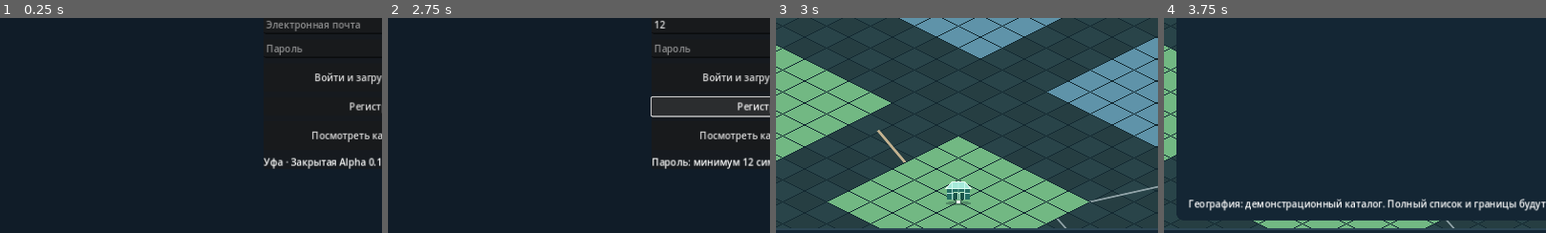
Above: before the commit, frames 1-4 (left to right).
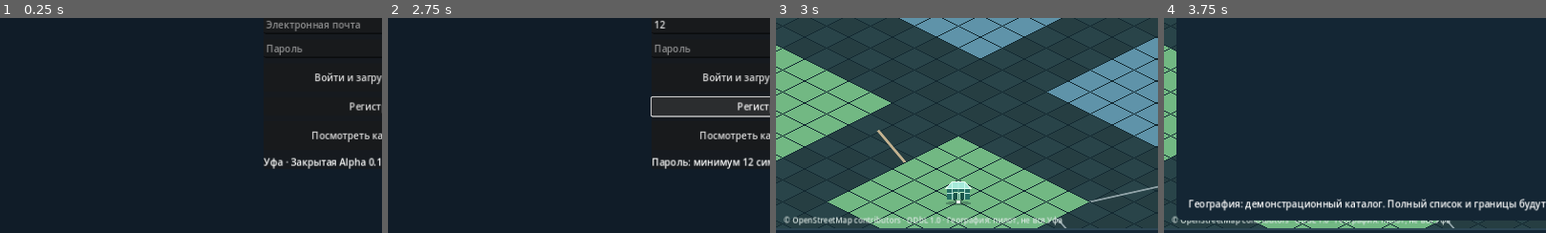
Above: after the commit, the same moments.

Repository: maillunex-lang/basheco
Game: Godot game, scene res://scenes/world.tscn
The game is run twice, just before and just after one commit, with the same random seed, the same clock (stepped at 60 frames per second) and the same inputs.
Inputs (mouse positions are % of the whole screen's width and height, from its top left):
- Up to frame 1 (0.25 s): no input
- Up to frame 2 (2.75 s): click (50, 36) at 0.52 s; type "12" at 0.6 s; click (50, 42) at 0.75 s; type "12" at 0.83 s; click (50, 48) at 0.98 s; type "12" at 1.07 s; click "Войти и загрузить квартал" at 1.25 s; click "Регистрация" at 2 s
- Up to frame 3 (3 s): click "Посмотреть карту без входа" at 2.75 s
- Up to frame 4 (3.75 s): click "Карта" at 3.5 s
The pictures show only the part of the screen within x 0-50%, y 40-90%; the shares and areas given below are measured in that part.

Frames 1-2 are identical in both runs. In frame 3, 1.4% of the frame differs, in the area x 2-75%, y 92-97%; in frame 4, 0.7%.

Commit message:
feat(ui): display persistent OSM attribution and pilot coverage warning

Diff:
--- a/client/scripts/game_hud.gd
+++ b/client/scripts/game_hud.gd
@@ -4,6 +4,7 @@
 var company_label: Label
 var district_label: Label
 var frame: PanelContainer
+var geo_credit: Label
 
 func _ready() -> void:
     world = get_parent()
@@ -41,6 +42,12 @@
     plus.custom_minimum_size = Vector2(44, 42)
     plus.pressed.connect(func(): world.zoom_at(get_viewport().get_visible_rect().size * 0.5, 1.2))
     row.add_child(plus)
+    geo_credit = Label.new()
+    geo_credit.text = "© OpenStreetMap contributors · ODbL 1.0 · География: пилот, не вся Уфа"
+    geo_credit.add_theme_color_override("font_color", Color("#dbe6e2"))
+    geo_credit.add_theme_font_size_override("font_size", 13)
+    geo_credit.mouse_filter = Control.MOUSE_FILTER_IGNORE
+    add_child(geo_credit)
     get_parent().get_node("Company").companies_updated.connect(_companies_updated)
     get_viewport().size_changed.connect(_layout)
     _layout()
@@ -62,9 +69,17 @@
     frame.position = Vector2(10, 8)
     frame.custom_minimum_size = Vector2(maxf(400.0, size.x - 20.0), 52)
     district_label.visible = size.x > 780
+    if geo_credit != null:
+        geo_credit.position = Vector2(16, maxf(55.0, size.y - 100.0))
 
 func _companies_updated(companies: Array) -> void:
     if companies.is_empty():
         company_label.text = "Создайте компанию"
     else:
         company_label.text = str(companies[0].get("name", "Компания"))
+
+func update_geography_credit(location_id: String) -> void:
+    if geo_credit == null:
+        return
+    var place := "Михайловка" if location_id == "mikhailovka" else "Уфа"
+    geo_credit.text = "© OpenStreetMap contributors · ODbL 1.0 · " + place + " · фрагмент, не вся карта"
